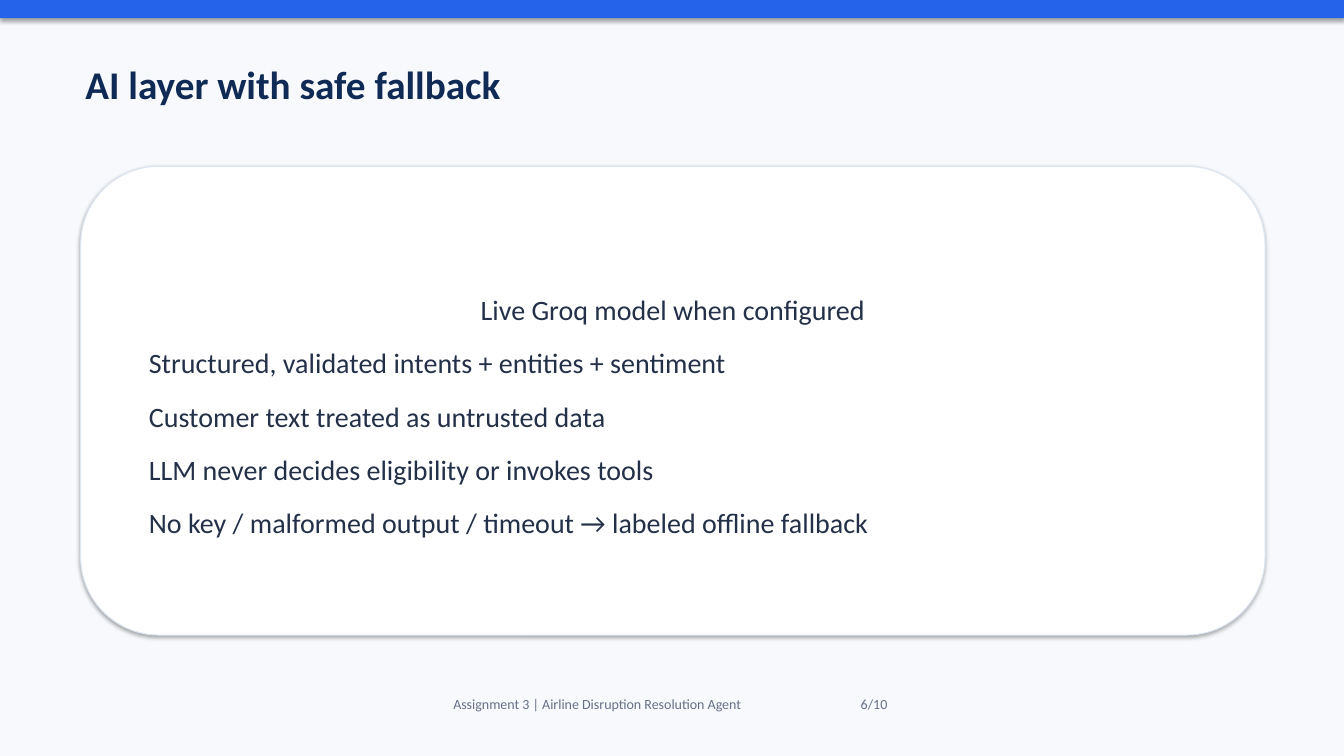
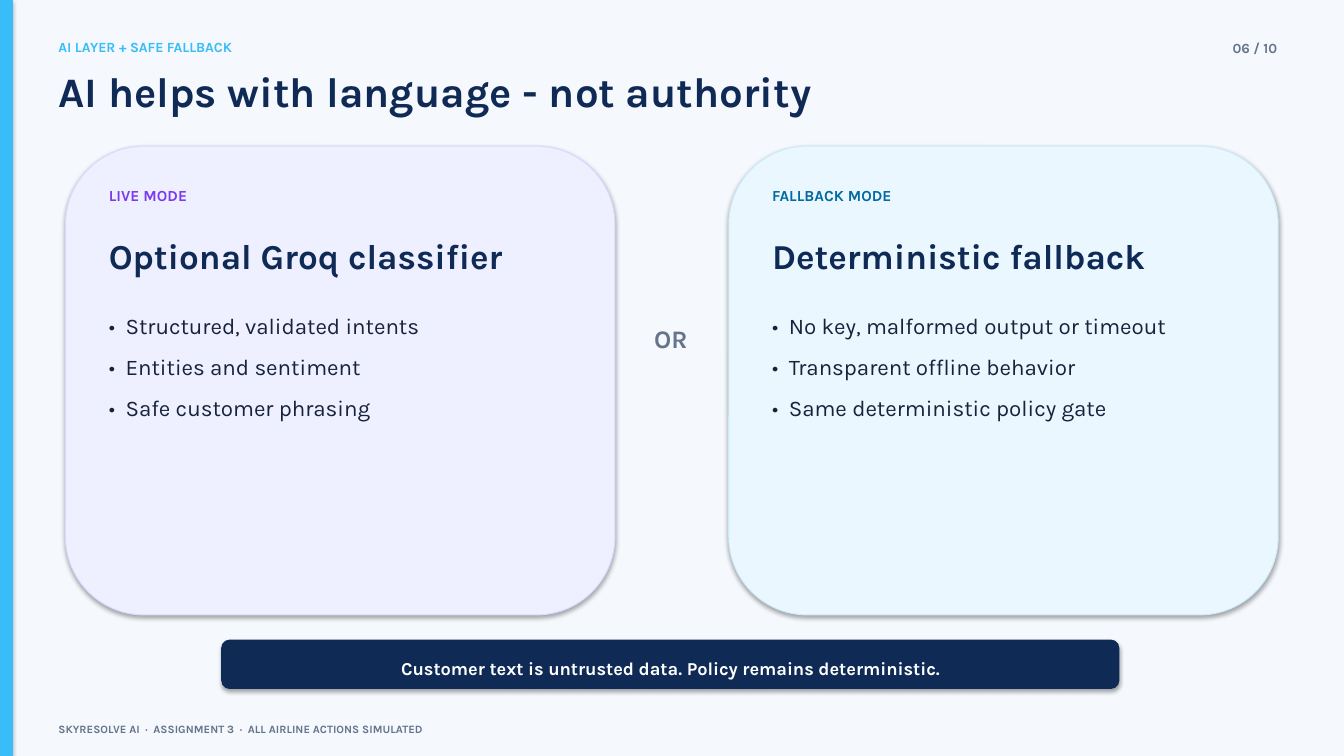
Before and after one commit to shashavali-8524/skyline, a slide deck: slide 6 of artifacts/Assignment_3_Airline_Resolution_Agent.pptx. Drawn at 1344x756 pixels with LibreOffice and Linux fonts; fonts in the diff are those of the drawing. Boxes give left, top, right and bottom in pixels: in the first picture for what was removed or moved away, otherwise in the second. Text is boxed around its words. In the diff, an @@ line names an element or a change of style, - is before the commit and + after.

Commit message:
Redesign SkyResolve assignment presentation

```diff
--- a/artifacts/Assignment_3_Airline_Resolution_Agent.pptx
+++ b/artifacts/Assignment_3_Airline_Resolution_Agent.pptx
@@ background #F7F9FC to #F5F8FC @@
@@ rectangle removed at <box>0,0,1344,18</box> @@
@@ rectangle added at <box>0,0,12,756</box>, fill #38BDF8, outline #38BDF8 0.75 pt @@
@@ text at <box>58,42,232,52</box>: text changed; size 28 to 10 pt; font Calibri to Karla; text colour #102A56 to #38BDF8 @@
-AI layer with safe fallback
+AI LAYER + SAFE FALLBACK
@@ text at <box>1233,44,1277,53</box>: text changed; font Calibri to Karla; text colour #667085 to #64748B; bold on @@
-Assignment 3 | Airline Disruption Resolution Agent 6/10
+06 / 10
@@ text added at <box>58,77,811,118</box>, 30 pt, text #102A56, bold @@
+AI helps with language - not authority
@@ rounded rectangle added at <box>66,146,615,615</box>, fill #EEF0FF, outline #DCD8FF 0.75 pt @@
@@ rounded rectangle added at <box>729,146,1278,615</box>, fill #EAF7FF, outline #CDEBFA 0.75 pt @@
@@ rounded rectangle removed at <box>81,166,1265,635</box> @@
-Live Groq model when configured
-Structured, validated intents + entities + sentiment
-Customer text treated as untrusted data
-LLM never decides eligibility or invokes tools
-No key / malformed output / timeout → labeled offline fallback
@@ text added at <box>109,191,187,201</box>, 11 pt, text #7C3AED, bold @@
+LIVE MODE
@@ text added at <box>772,191,892,201</box>, 11 pt, text #0369A1, bold @@
+FALLBACK MODE
@@ text added at <box>109,244,502,278</box>, 25 pt, text #102A56, bold @@
+Optional Groq classifier
@@ text added at <box>772,244,1146,270</box>, 25 pt, text #102A56, bold @@
+Deterministic fallback
@@ text added at <box>126,318,420,422</box>, 16 pt, text #17233B @@
+• Structured, validated intents
+• Entities and sentiment
+• Safe customer phrasing
@@ text added at <box>789,318,1166,422</box>, 16 pt, text #17233B @@
+• No key, malformed output or timeout
+• Transparent offline behavior
+• Same deterministic policy gate
@@ text added at <box>654,331,687,349</box>, 18 pt, text #64748B, bold @@
+OR
@@ rounded rectangle added at <box>222,640,1119,689</box>, fill #102A56, outline #102A56 0.75 pt @@
@@ text added at <box>401,662,939,680</box>, 13 pt, text #FFFFFF, bold @@
+Customer text is untrusted data. Policy remains deterministic.
@@ text added at <box>58,725,422,733</box>, 8 pt, text #64748B, bold @@
+SKYRESOLVE AI · ASSIGNMENT 3 · ALL AIRLINE ACTIONS SIMULATED
```
Also in this commit, not shown: 3 other slides changed, 6 slides added, 6 slides removed, 1 other file.
